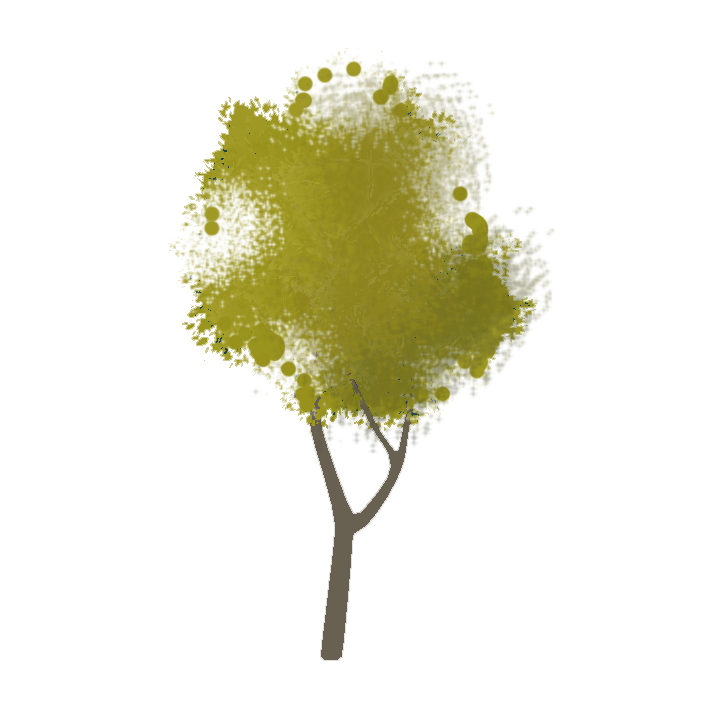
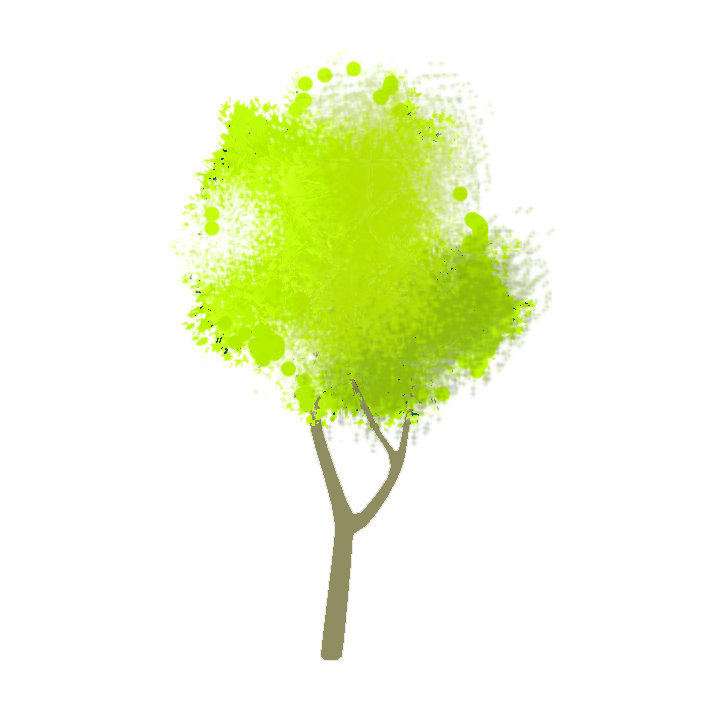
Comparing the layer stacks of the two 711x704 images. Changes:
pixels changed over [168, 48, 555, 661] (layer not identified)
